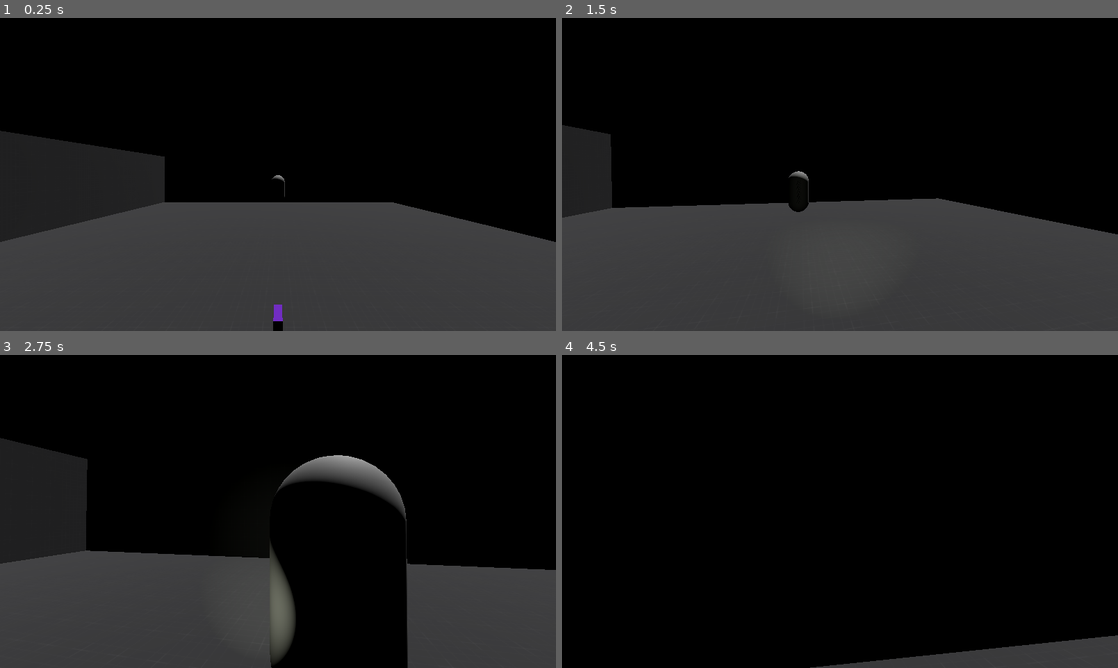
Above: before the commit, frames 1-4 (two rows, left to right).
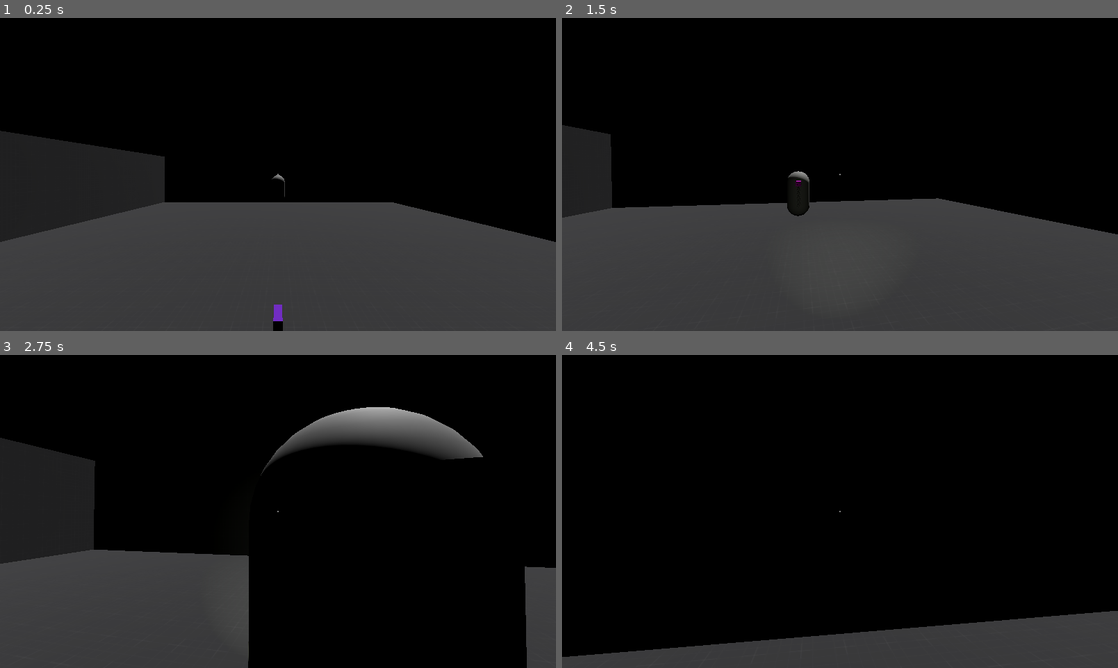
Above: after the commit, the same moments.

Repository: DrOtter3000/EscapeTheDingoDen
Game: Godot game, scene res://Levels/basic_level.tscn
Same seed, same stepped clock (60 frames per second), same inputs: the game is played once before the commit and once after it.
Inputs (mouse positions are in pixels of both pictures, inside the frame that each line leads up to):
- Up to frame 1 (0.25 s): no input
- Up to frame 2 (1.5 s): tap Enter (ui_accept) at 0.5 s; move the mouse to (834, 180) at 0.52 s; hold W (forward) from 0.53 s (still down); click (834, 180) at 0.6 s; tap Space (jump) at 0.77 s; move the mouse to (878, 177) at 1.27 s; tap F (flashlight) at 1.35 s
- Up to frame 3 (2.75 s): keep holding W (forward); tap Space (jump) at 1.52 s; click (316, 514) at 1.55 s; move the mouse to (233, 508) at 2.02 s; click (233, 508) at 2.1 s
- Up to frame 4 (4.5 s): move the mouse to (845, 511) at 2.77 s; release W (forward) at 2.78 s; hold A (left) 2.78-3.53 s; click (845, 511) at 2.85 s; tap Space (jump) at 3.02, 3.77 s; move the mouse to (817, 505) at 3.52 s; hold W (forward) from 3.53 s (still down); tap F (flashlight) at 3.6 s; click (817, 505) at 3.8 s; move the mouse to (867, 511) at 4.27 s; click (867, 511) at 4.35 s

The runs differ from the first frame. In frame 1, less than 0.1% of the frame differs, in the area x 49-51%, y 49-51%; in frame 2, 0.1%; in frame 3, 15%, in the area x 0-100%, y 16-100%; in frame 4, 8.0%.

Commit message:
add shoot function

Diff:
--- a/Enemies/melee_basic.gd
+++ b/Enemies/melee_basic.gd
@@ -13,6 +13,15 @@
 @export var damage := 5
 @onready var navigation_agent_3d: NavigationAgent3D = $NavigationAgent3D
 @onready var animation_player: AnimationPlayer = $AnimationPlayer
+
+@export var max_hitpoints := 100
+
+var hitpoints := max_hitpoints:
+	set(value):
+		hitpoints = value
+		print(hitpoints)
+		if hitpoints <= 0:
+			queue_free()
 
 var provoked := false
 
@@ -62,5 +71,10 @@
 	look_at(global_position + adjusted_direction, Vector3.UP, true)
 
 
-func hurt_player():
+func hurt_player() -> void:
 	player.hitpoints -= damage
+
+
+func take_damage(value) -> void:
+	hitpoints -= value
+	provoked = true
--- a/Enemies/melee_basic.tscn
+++ b/Enemies/melee_basic.tscn
@@ -63,7 +63,7 @@
 "attack": SubResource("Animation_s7ria")
 }
 
-[node name="MeleeBasic" type="CharacterBody3D"]
+[node name="MeleeBasic" type="CharacterBody3D" groups=["Enemies"]]
 script = ExtResource("1_jtbc0")
 
 [node name="CollisionShape3D" type="CollisionShape3D" parent="."]
--- /dev/null
+++ b/Player/Crosshair.gd
@@ -0,0 +1,5 @@
+extends TextureRect
+
+
+func _draw() -> void:
+	draw_circle(Vector2.ZERO, 2.0, Color.WEB_GRAY)
--- a/Player/player.gd
+++ b/Player/player.gd
@@ -8,8 +8,10 @@
 var gravity: float = ProjectSettings.get_setting("physics/3d/default_gravity")
 
 @onready var flashlight: SpotLight3D = $CameraPivot/Camera3D/Flashlight
+@onready var target_ray_cast: RayCast3D = $CameraPivot/Camera3D/TargetRayCast
 
 @export var max_hitpoints : int = 100
+@export var damage := 10
 
 var mouse_motion := Vector2.ZERO
 var fall_multiplier := 2.0
@@ -31,6 +33,9 @@
 		else:
 			flashlight.light_energy = 1.0
 
+	if Input.is_action_just_pressed("fire"):
+		var target = target_ray_cast.get_collider()
+		shoot(target)
 
 func _physics_process(delta: float) -> void:
 	turn_player()
@@ -69,3 +74,8 @@
 	$CameraPivot.rotate_x(mouse_motion.y)
 	$CameraPivot.rotation_degrees.x = clampf($CameraPivot.rotation_degrees.x, -90, 90)
 	mouse_motion = Vector2.ZERO
+
+
+func shoot(body) -> void:
+	if body.is_in_group("Enemies"):
+		body.take_damage(damage)
--- a/Player/player.tscn
+++ b/Player/player.tscn
@@ -1,6 +1,7 @@
-[gd_scene load_steps=3 format=3 uid="uid://cley0ul24idnj"]
+[gd_scene load_steps=4 format=3 uid="uid://cley0ul24idnj"]
 
 [ext_resource type="Script" path="res://Player/player.gd" id="1_nqqyq"]
+[ext_resource type="Script" path="res://Player/Crosshair.gd" id="2_lblxf"]
 
 [sub_resource type="CapsuleShape3D" id="CapsuleShape3D_voo7q"]
 
@@ -21,3 +22,17 @@
 shadow_enabled = true
 spot_range = 10.5
 spot_angle = 30.0
+
+[node name="TargetRayCast" type="RayCast3D" parent="CameraPivot/Camera3D"]
+target_position = Vector3(0, 0, -100)
+
+[node name="CenterContainer" type="CenterContainer" parent="."]
+anchors_preset = 15
+anchor_right = 1.0
+anchor_bottom = 1.0
+grow_horizontal = 2
+grow_vertical = 2
+
+[node name="Crosshair" type="TextureRect" parent="CenterContainer"]
+layout_mode = 2
+script = ExtResource("2_lblxf")
--- a/project.godot
+++ b/project.godot
@@ -52,3 +52,8 @@
 "events": [Object(InputEventKey,"resource_local_to_scene":false,"resource_name":"","device":-1,"window_id":0,"alt_pressed":false,"shift_pressed":false,"ctrl_pressed":false,"meta_pressed":false,"pressed":false,"keycode":0,"physical_keycode":70,"key_label":0,"unicode":102,"echo":false,"script":null)
 ]
 }
+fire={
+"deadzone": 0.5,
+"events": [Object(InputEventMouseButton,"resource_local_to_scene":false,"resource_name":"","device":-1,"window_id":0,"alt_pressed":false,"shift_pressed":false,"ctrl_pressed":false,"meta_pressed":false,"button_mask":1,"position":Vector2(65, 14),"global_position":Vector2(69, 55),"factor":1.0,"button_index":1,"canceled":false,"pressed":true,"double_click":false,"script":null)
+]
+}
